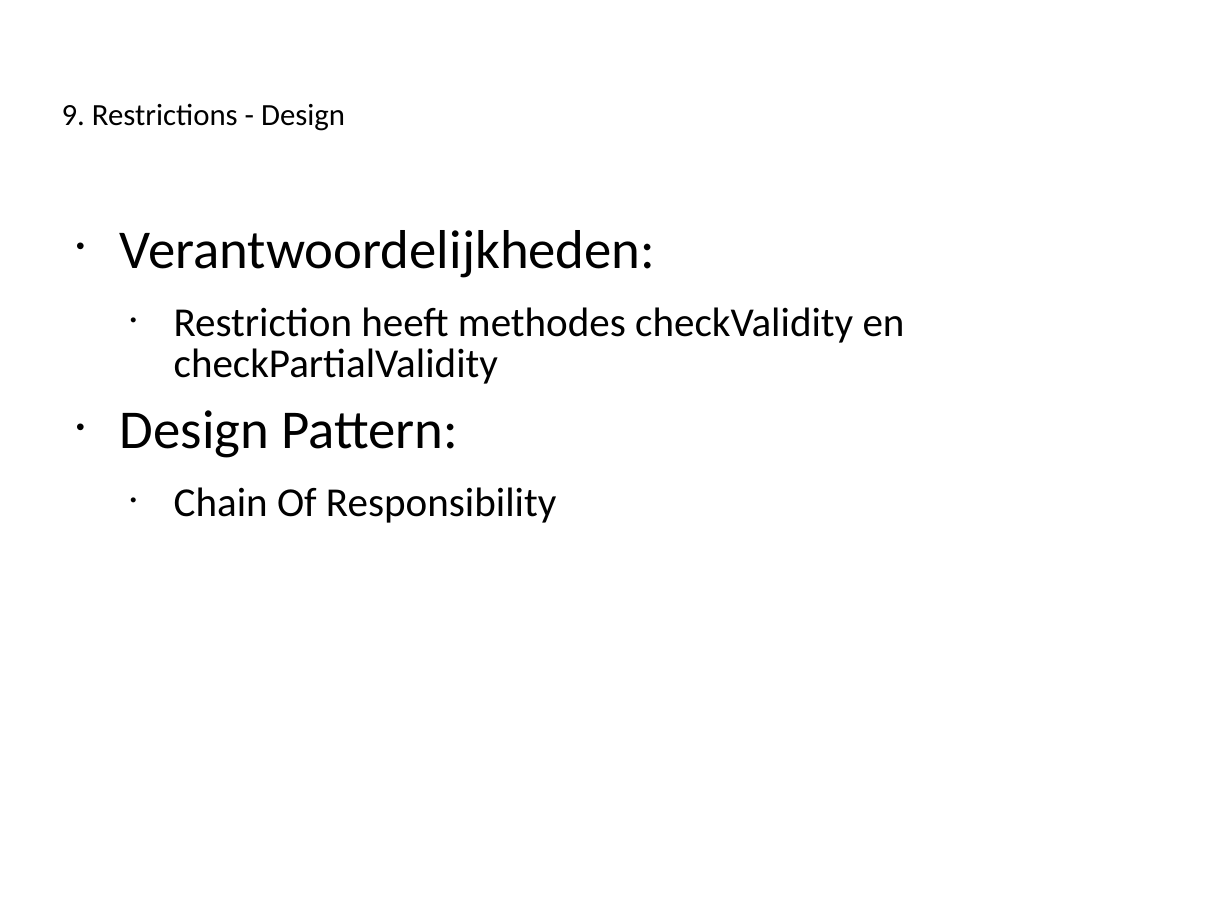
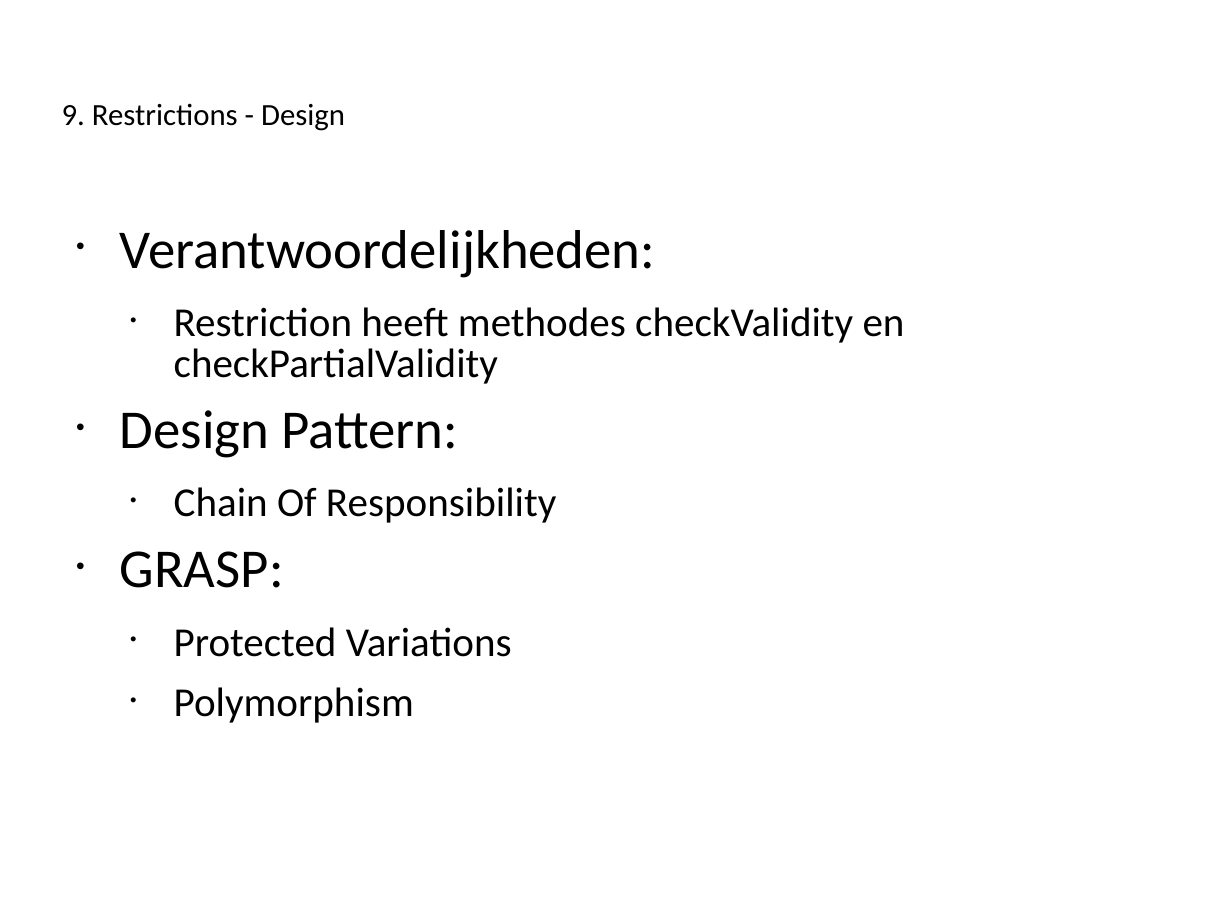
Before and after one commit to Novarg1/SWOP21, a slide deck: slide 25 of presentatie/Presentatie_Iteratie3_aanpassingenWonne21h59.ppt (slide 24 before the commit). Drawn at 1232x924 pixels with LibreOffice and Linux fonts; fonts in the diff are those of the drawing. Boxes give left, top, right and bottom in pixels: in the first picture for what was removed or moved away, otherwise in the second. Text is boxed around its words. In the diff, an @@ line names an element or a change of style, - is before the commit and + after.

Commit message:
nieuwe toevoegingen bij design uitleg

```diff
--- a/presentatie/Presentatie_Iteratie3_aanpassingenWonne21h59.ppt
+++ b/presentatie/Presentatie_Iteratie3_aanpassingenWonne21h59.ppt
@@ text at box(120, 551, 512, 723): paragraphs added @@
+• GRASP:
+  • Protected Variations
+  • Polymorphism
```
Also in this commit, not shown: 5 other slides changed, 1 slide added.
